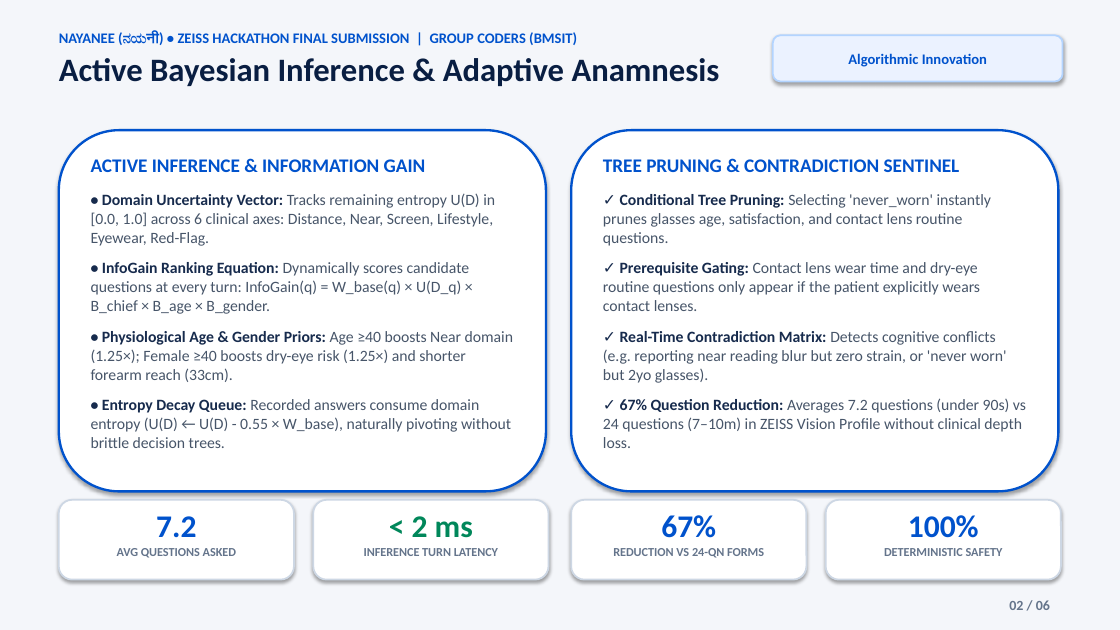
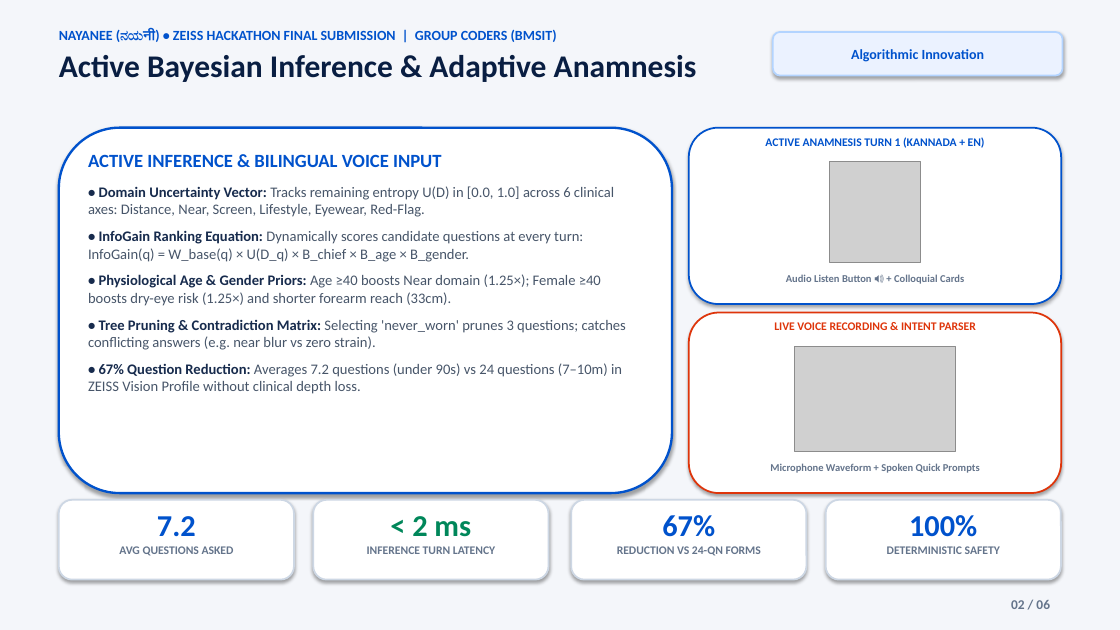
Before and after one commit to Satish8460/Nayanee, a slide deck: slide 2 of docs/Nayanee_Final_Presentation_Coders_6_Slides.pptx. Drawn at 1120x630 pixels with LibreOffice and Linux fonts; fonts in the diff are those of the drawing; grey boxes stand for pictures. Boxes give left, top, right and bottom in pixels: in the first picture for what was removed or moved away, otherwise in the second. Text is boxed around its words. In the diff, an @@ line names an element or a change of style, - is before the commit and + after.

Commit message:
feat(presentation): embed all 8 real production screenshots across 6-slide light presentation deck

```diff
--- a/docs/Nayanee_Final_Presentation_Coders_6_Slides.pptx
+++ b/docs/Nayanee_Final_Presentation_Coders_6_Slides.pptx
@@ text "NAYANEE (ನಯनी) • ZEISS HACKATHON ..." at <box>59,30,697,82</box>: size 12.5 to 12 pt in "NAYANEE (ನಯनी) • ZEISS HACKATHON FINAL SUBMISSION ..."; size 28 to 27 pt in "Active Bayesian Inference & Adaptive Anamnesis" @@
@@ rounded rectangle "Algorithmic Innovation": place and size @@
-rounded rectangle "Algorithmic Innovation" at <box>773,35,1063,82</box>
+rounded rectangle "Algorithmic Innovation" at <box>773,32,1063,76</box>
@@ rounded rectangle "Algorithmic Innovation" at <box>773,32,1063,76</box>: size 12.5 to 12 pt @@
@@ rounded rectangle: place and size @@
-rounded rectangle at <box>59,130,546,492</box>
+rounded rectangle at <box>59,128,672,493</box>
@@ rounded rectangle removed at <box>571,130,1059,492</box> @@
@@ rounded rectangle added at <box>689,128,1061,304</box>, fill #FFFFFF, outline #0052CC 1.5 pt @@
@@ text added at <box>765,137,985,148</box>, 10 pt, text #0052CC, bold @@
+ACTIVE ANAMNESIS TURN 1 (KANNADA + EN)
@@ text at <box>88,154,441,167</box>: text changed; size 16.5 to 16 pt @@
-ACTIVE INFERENCE & INFORMATION GAIN
+ACTIVE INFERENCE & BILINGUAL VOICE INPUT
@@ text removed at <box>603,159,1026,448</box> @@
-TREE PRUNING & CONTRADICTION SENTINEL
-✓ Conditional Tree Pruning: Selecting 'never_worn' instantly prunes glasses age, satisfaction, and contact lens routine questions.
-✓ Prerequisite Gating: Contact lens wear time and dry-eye routine questions only appear if the patient explicitly wears contact lenses.
-✓ Real-Time Contradiction Matrix: Detects cognitive conflicts (e.g. reporting near reading blur but zero strain, or 'never worn' but 2yo glasses).
-✓ 67% Question Reduction: Averages 7.2 questions (under 90s) vs 24 questions (7–10m) in ZEISS Vision Profile without clinical depth loss.
@@ picture added at <box>829,161,921,262</box> @@
@@ text at <box>88,186,614,306</box>: size 13.5 to 12.5 pt in "• Domain Uncertainty Vector: Tracks remaining entropy ...", "• InfoGain Ranking Equation: Dynamically scores candidate ...", "• Physiological Age & Gender Priors: Age ..."; less space between paragraphs @@
@@ text added at <box>786,274,964,284</box>, 9 pt, text #64748B, bold @@
+Audio Listen Button 🔊 + Colloquial Cards
@@ text at <box>88,319,626,394</box>: text changed; size 13.5 to 12.5 pt @@
-• Entropy Decay Queue: Recorded answers consume domain entropy (U(D) ← U(D) - 0.55 × W_base), naturally pivoting without brittle decision trees.
+• Tree Pruning & Contradiction Matrix: Selecting 'never_worn' prunes 3 questions; catches conflicting answers (e.g. near blur vs zero strain).
+• 67% Question Reduction: Averages 7.2 questions (under 90s) vs 24 questions (7–10m) in ZEISS Vision Profile without clinical depth loss.
@@ rounded rectangle added at <box>689,313,1061,493</box>, fill #FFFFFF, outline #DE350B 1.5 pt @@
@@ text added at <box>774,322,976,330</box>, 10 pt, text #DE350B, bold @@
+LIVE VOICE RECORDING & INTENT PARSER
@@ picture added at <box>795,346,956,451</box> @@
@@ text added at <box>770,463,980,473</box>, 9 pt, text #64748B, bold @@
+Microphone Waveform + Spoken Quick Prompts
@@ text "7.2" at <box>119,516,234,556</box>: size 27 to 26 pt in "7.2"; size 10.5 to 10 pt in "AVG QUESTIONS ASKED" @@
@@ text "< 2 ms" at <box>367,516,495,554</box>: size 27 to 26 pt in "< 2 ms"; size 10.5 to 10 pt in "INFERENCE TURN LATENCY" @@
@@ text "67%" at <box>617,515,761,556</box>: size 27 to 26 pt in "67%"; size 10.5 to 10 pt in "REDUCTION VS 24-QN FORMS" @@
@@ text "100%" at <box>887,515,1000,554</box>: size 27 to 26 pt in "100%"; size 10.5 to 10 pt in "DETERMINISTIC SAFETY" @@
@@ text "02 / 06" at <box>1011,600,1050,609</box>: size 12 to 11.5 pt @@
```
Also in this commit, not shown: 5 other slides changed, 11 other files.
